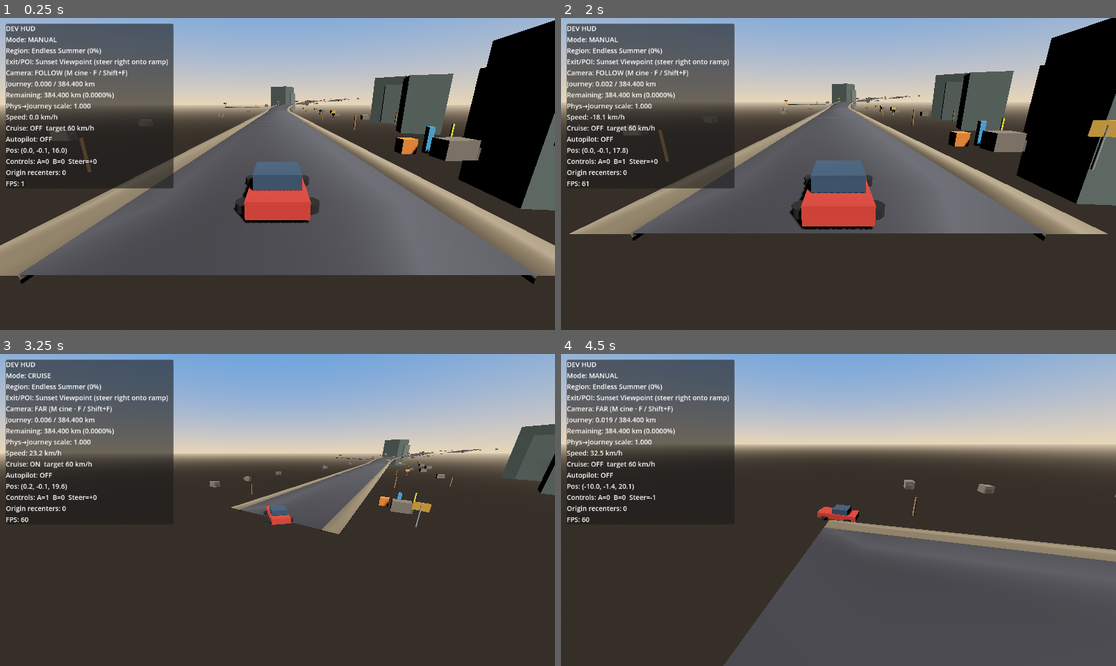
Above: before the commit, frames 1-4 (two rows, left to right).
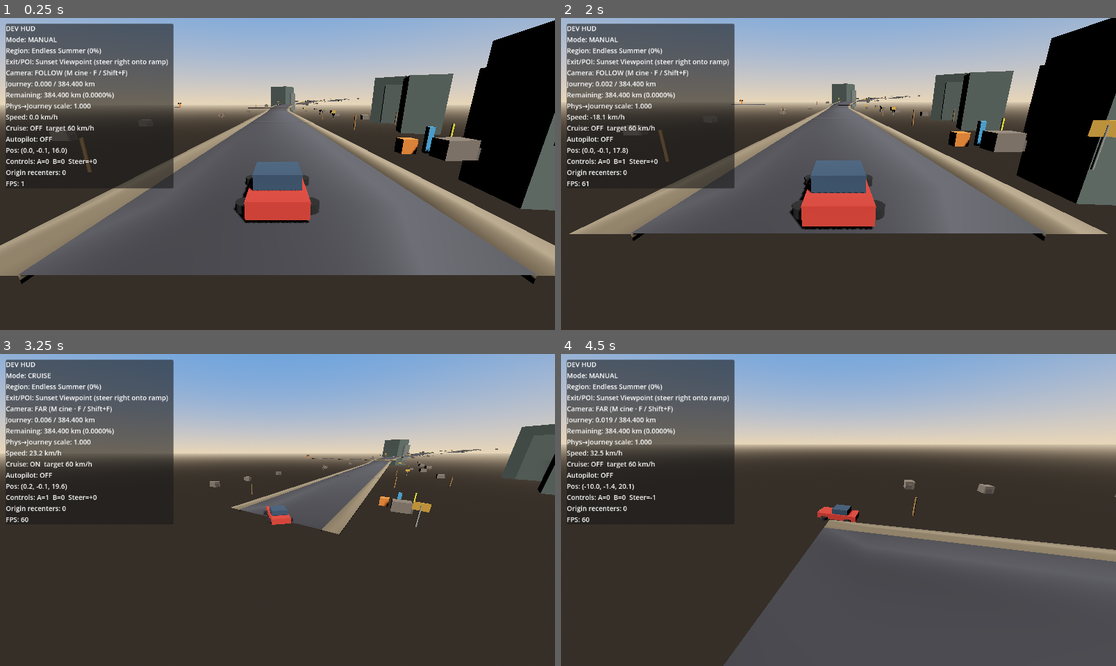
Above: after the commit, the same moments.

Repository: jacquesmoraes/moon-road
Game: Godot game, scene res://scenes/test/DrivingSandbox.tscn
Same seed, same stepped clock (60 frames per second), same inputs: the game is played once before the commit and once after it.
Inputs:
- Up to frame 1 (0.25 s): no input
- Up to frame 2 (2 s): hold D (vehicle_right) 0.53-1.28 s; tap T (vehicle_autopilot_toggle) at 0.6 s; hold S (vehicle_brake) from 1.28 s (still down); tap M (vehicle_camera_cinematic_toggle) at 1.35 s
- Up to frame 3 (3.25 s): release S (vehicle_brake) at 2.03 s; hold D (vehicle_right) 2.03-2.78 s; hold F (vehicle_camera_next) 2.03-2.78 s; hold W (vehicle_accelerate) from 2.78 s (still down); tap C (vehicle_cruise_toggle) at 2.85 s
- Up to frame 4 (4.5 s): release W (vehicle_accelerate) at 3.53 s; hold A (vehicle_left) from 3.53 s (still down); tap V (vehicle_travel_mode_toggle) at 3.6 s; tap T (vehicle_autopilot_toggle) at 4.35 s

The runs differ from the first frame. In frame 1, less than 0.1% of the frame differs, in the area x 31-53%, y 27-29%; in frame 2, less than 0.1%, in the area x 30-53%, y 26-29%; in frame 3, less than 0.1%; in frame 4, nothing differs.

Commit message:
fix: keep detour collision clear of the main road
Park exits with collision fully disabled, peel farther off-lane, and
use straight detour segments so Travel Mode is not blocked by the spur.

Co-authored-by: jacquesbarrosmoraes <jacquesbarrosmoraes@gmail.com>

Diff:
--- a/resources/world/exits/sunset_viewpoint_exit.tres
+++ b/resources/world/exits/sunset_viewpoint_exit.tres
@@ -12,5 +12,5 @@
 detour_segment_count = 3
 detour_segment_length = 28.0
 detour_width = 7.0
-peel_angle_degrees = 70.0
+peel_angle_degrees = 85.0
 poi = ExtResource("2_poi")
--- a/scripts/road/roadside_exit_system.gd
+++ b/scripts/road/roadside_exit_system.gd
@@ -134,16 +134,9 @@
 			seg.set("show_shoulders", true)
 			seg.set("shoulder_width", 1.0)
 		if seg.has_method("set_kind"):
-			# First piece curves gently toward the exit side; rest stay straight.
-			if i == 0:
-				seg.call(
-					"set_kind",
-					1 if def.side == RoadsideExitDefinition.ExitSide.EXIT_LEFT else 2
-				)
-				if seg.get("curve_angle_degrees") != null:
-					seg.set("curve_angle_degrees", 22.0)
-			else:
-				seg.call("set_kind", 0)
+			# First piece is also straight — the ramp/mouth already provides the peel.
+			# Avoid a curved RoadSegment that can swing collision back onto the main lane.
+			seg.call("set_kind", 0)
 		if seg.has_method("set_elevation"):
 			seg.call("set_elevation", 0)
 		if seg.has_method("ensure_built"):
@@ -232,7 +225,6 @@
 	var recycle := 0
 	if _road_manager.has_method("get_recycle_count"):
 		recycle = int(_road_manager.call("get_recycle_count"))
-	var recycle_changed := recycle != _last_recycle_seen
 	_last_recycle_seen = recycle
 
 	var active_segments: Array = _road_manager.call("get_active_segments")
@@ -244,11 +236,7 @@
 		var host := _find_host(active_segments, def.appear_at_sequence)
 		if host != null:
 			var prev_host: Node3D = slot.get("host")
-			var needs_place := (
-				not bool(slot.get("active", false))
-				or prev_host != host
-				or recycle_changed
-			)
+			var needs_place := not bool(slot.get("active", false)) or prev_host != host
 			slot["host"] = host
 			slot["active"] = true
 			if needs_place:
@@ -313,8 +301,8 @@
 	if host.has_method("get_width"):
 		host_half = float(host.call("get_width")) * 0.5
 
-	# Mouth sits at the roadway edge, slightly ahead so the ramp is approachable.
-	var mouth := point + right * side_sign * (host_half + 0.4) + forward * 2.0
+	# Mouth sits past the roadway edge so the spur does not clip the main lane.
+	var mouth := point + right * side_sign * (host_half + 2.5) + forward * 1.0
 	mouth.y = point.y
 
 	var peel := deg_to_rad(def.peel_angle_degrees) * side_sign
@@ -326,11 +314,11 @@
 	var mouth_basis := _basis_looking_along(exit_forward)
 	var mouth_xf := Transform3D(mouth_basis, mouth)
 
-	# Ramp bridges main edge → first detour entrance.
+	# Ramp bridges main edge → first detour entrance (kept clear of centerline).
 	if ramp != null:
 		ramp.visible = true
-		_set_collision_enabled(ramp, true)
-		var ramp_mid := mouth + exit_forward * 6.0 - right * side_sign * 0.5
+		_enable_collision_tree(ramp)
+		var ramp_mid := mouth + exit_forward * 6.0
 		ramp_mid.y = mouth.y
 		ramp.global_transform = Transform3D(mouth_basis, ramp_mid)
 
@@ -364,36 +352,52 @@
 
 
 func _park_slot_nodes(ramp: Node3D, segments: Array, poi_node: Node3D) -> void:
-	var park := Vector3(0.0, -500.0, 0.0)
+	var park := Vector3(0.0, -800.0, 0.0)
 	if ramp != null:
 		ramp.visible = false
-		_set_collision_enabled(ramp, false)
+		_disable_collision_tree(ramp)
 		ramp.global_position = park
-	for seg in segments:
+	for i in segments.size():
+		var seg: Node3D = segments[i]
 		if seg == null or not is_instance_valid(seg):
 			continue
-		_set_segment_visible(seg as Node3D, false)
-		(seg as Node3D).global_position = park + Vector3(0.0, -10.0, float(segments.find(seg)) * 50.0)
+		seg.visible = false
+		_disable_collision_tree(seg)
+		seg.global_position = park + Vector3(float(i) * 80.0, -20.0, 0.0)
 	if poi_node != null:
 		poi_node.visible = false
-		poi_node.global_position = park
+		poi_node.global_position = park + Vector3(0.0, 0.0, -40.0)
 
 
 func _set_segment_visible(seg: Node3D, on: bool) -> void:
 	seg.visible = on
-	for child in seg.get_children():
-		if child is CollisionObject3D:
-			(child as CollisionObject3D).collision_layer = 1 if on else 0
-			(child as CollisionObject3D).collision_mask = 1 if on else 0
-		_set_collision_enabled(child, on)
+	if on:
+		_enable_collision_tree(seg)
+	else:
+		_disable_collision_tree(seg)
 
 
 func _set_collision_enabled(node: Node, on: bool) -> void:
+	if on:
+		_enable_collision_tree(node)
+	else:
+		_disable_collision_tree(node)
+
+
+func _disable_collision_tree(node: Node) -> void:
 	if node is CollisionObject3D:
-		(node as CollisionObject3D).collision_layer = 1 if on else 0
-		(node as CollisionObject3D).collision_mask = 1 if on else 0
+		(node as CollisionObject3D).collision_layer = 0
+		(node as CollisionObject3D).collision_mask = 0
 	for child in node.get_children():
-		_set_collision_enabled(child, on)
+		_disable_collision_tree(child)
+
+
+func _enable_collision_tree(node: Node) -> void:
+	if node is CollisionObject3D:
+		(node as CollisionObject3D).collision_layer = 1
+		(node as CollisionObject3D).collision_mask = 1
+	for child in node.get_children():
+		_enable_collision_tree(child)
 
 
 func _basis_looking_along(forward: Vector3) -> Basis:
--- a/scripts/test/drive_smoke.gd
+++ b/scripts/test/drive_smoke.gd
@@ -551,7 +551,25 @@
 
 	if _elapsed >= LONG_DRIVE_TOTAL_SEC * 0.5 and _journey_mid < 0.0:
 		_journey_mid = float(_journey.call("get_current_distance_km"))
-
+		print(
+			"drive_smoke: journey_mid=%.4f elapsed=%.1f speed=%.2f pos=%s"
+			% [
+				_journey_mid,
+				_elapsed,
+				float(_vehicle.call("get_signed_speed")) if _vehicle.has_method("get_signed_speed") else 0.0,
+				_vehicle.global_position,
+			]
+		)
+
+	if int(_elapsed) % 15 == 0 and is_equal_approx(_elapsed, float(int(_elapsed))):
+		print(
+			"drive_smoke: t=%.0f journey=%.4f speed=%.2f"
+			% [
+				_elapsed,
+				float(_journey.call("get_current_distance_km")),
+				float(_vehicle.call("get_signed_speed")) if _vehicle.has_method("get_signed_speed") else 0.0,
+			]
+		)
 	# Instant cinematic cancel mid Travel Mode (well before phase end).
 	if (
 		_phase == PHASE_LONG_DRIVE
@@ -730,7 +748,13 @@
 		return
 
 	if _journey_mid < 0.0 or journey_km <= _journey_mid:
-		push_error("drive_smoke: journey did not keep increasing")
+		var end_speed := 0.0
+		if _vehicle.has_method("get_signed_speed"):
+			end_speed = float(_vehicle.call("get_signed_speed"))
+		push_error(
+			"drive_smoke: journey did not keep increasing mid=%.4f end=%.4f elapsed=%.1f pos=%s speed=%.2f recenters=%d"
+			% [_journey_mid, journey_km, _elapsed, origin, end_speed, recenters]
+		)
 		quit(1)
 		return
 
